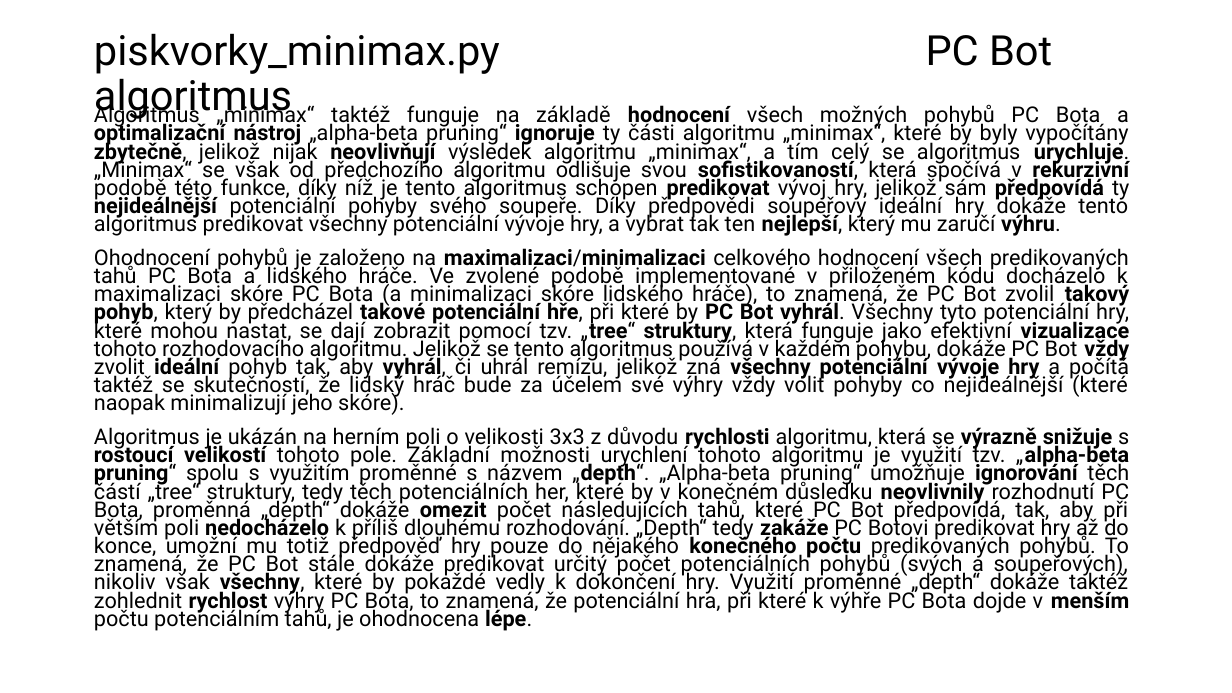
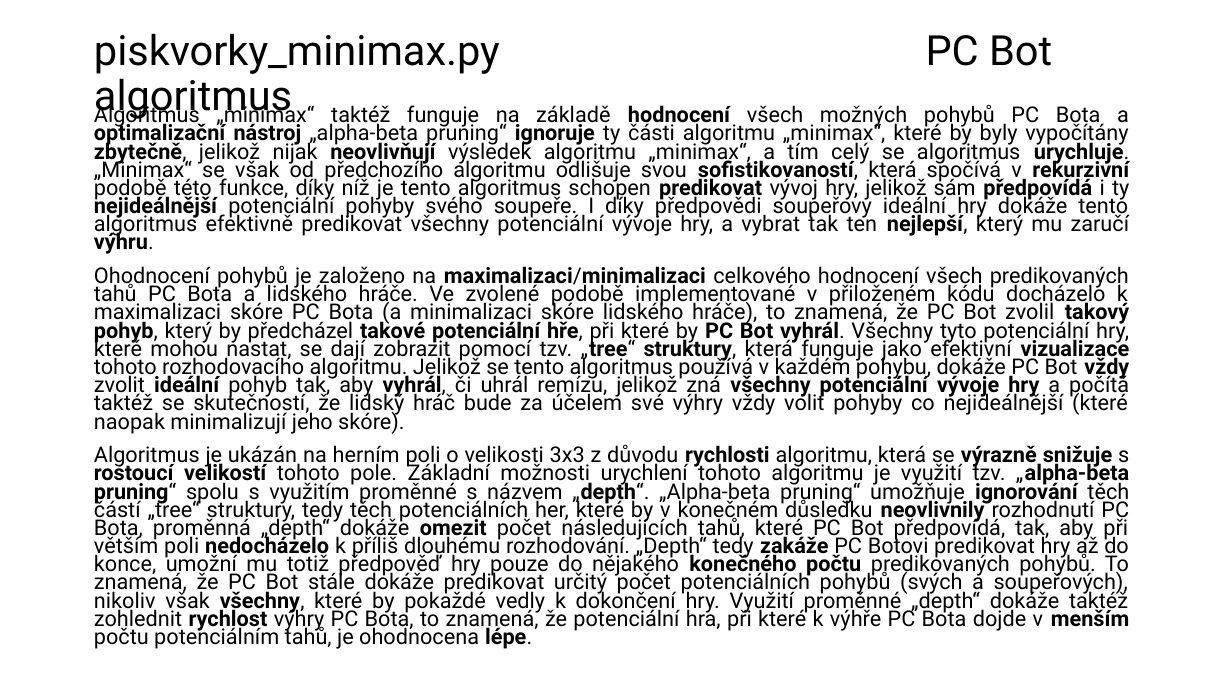
Before and after one commit to 208762/9PVP, a slide deck: slide 10 of 9PVP - projekt.pptx. Drawn at 1232x693 pixels with LibreOffice and Linux fonts; fonts in the diff are those of the drawing. Boxes give left, top, right and bottom in pixels: in the first picture for what was removed or moved away, otherwise in the second. Text is boxed around its words. In the diff, an @@ line names an element or a change of style, - is before the commit and + after.

```diff
--- a/9PVP - projekt.pptx
+++ b/9PVP - projekt.pptx
@@ text at [94, 102, 1130, 254]: text changed @@
-Algoritmus „minimax“ taktéž funguje na základě hodnocení všech možných pohybů PC Bota a optimalizační nástroj „alpha-beta pruning“ ignoruje ty části algoritmu „minimax“, které by byly vypočítány zbytečně, jelikož nijak neovlivňují výsledek algoritmu „minimax“, a tím celý se algoritmus urychluje. „Minimax“ se však od předchozího algoritmu odlišuje svou sofistikovaností, která spočívá v rekurzivní podobě této funkce, díky níž je tento algoritmus schopen predikovat vývoj hry, jelikož sám předpovídá ty nejideálnější potenciální pohyby svého soupeře. Díky předpovědi soupeřovy ideální hry dokáže tento algoritmus predikovat všechny potenciální vývoje hry, a vybrat tak ten nejlepší, který mu zaručí výhru.
+Algoritmus „minimax“ taktéž funguje na základě hodnocení všech možných pohybů PC Bota a optimalizační nástroj „alpha-beta pruning“ ignoruje ty části algoritmu „minimax“, které by byly vypočítány zbytečně, jelikož nijak neovlivňují výsledek algoritmu „minimax“, a tím celý se algoritmus urychluje. „Minimax“ se však od předchozího algoritmu odlišuje svou sofistikovaností, která spočívá v rekurzivní podobě této funkce, díky níž je tento algoritmus schopen predikovat vývoj hry, jelikož sám předpovídá i ty nejideálnější potenciální pohyby svého soupeře. I díky předpovědi soupeřovy ideální hry dokáže tento algoritmus efektivně predikovat všechny potenciální vývoje hry, a vybrat tak ten nejlepší, který mu zaručí výhru.
```
Also in this commit, not shown: 1 other slide changed, 2 other files.
